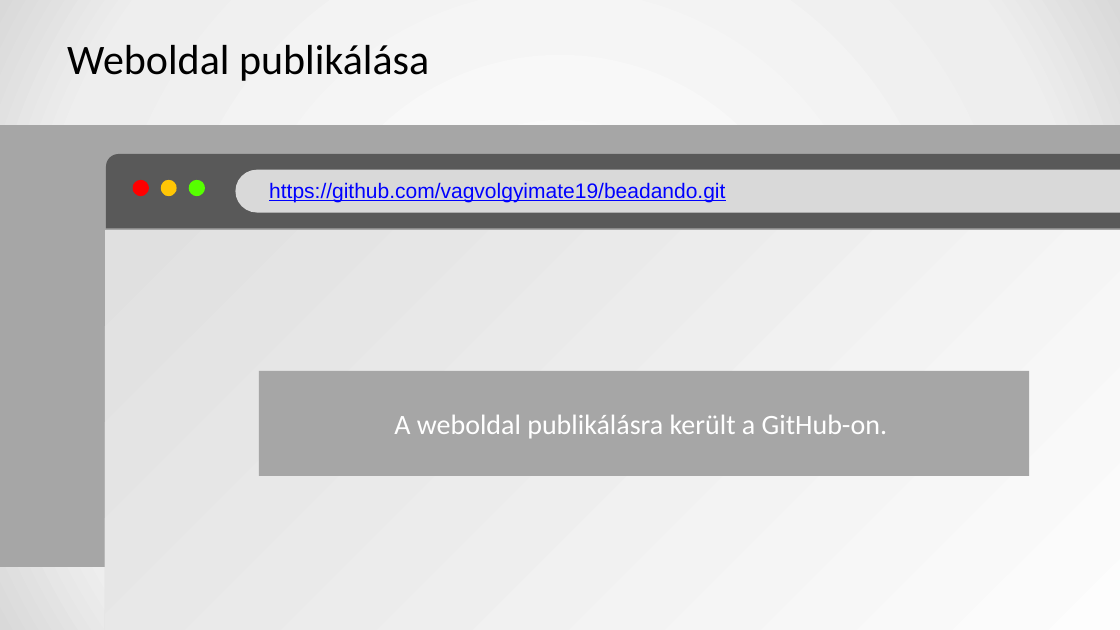
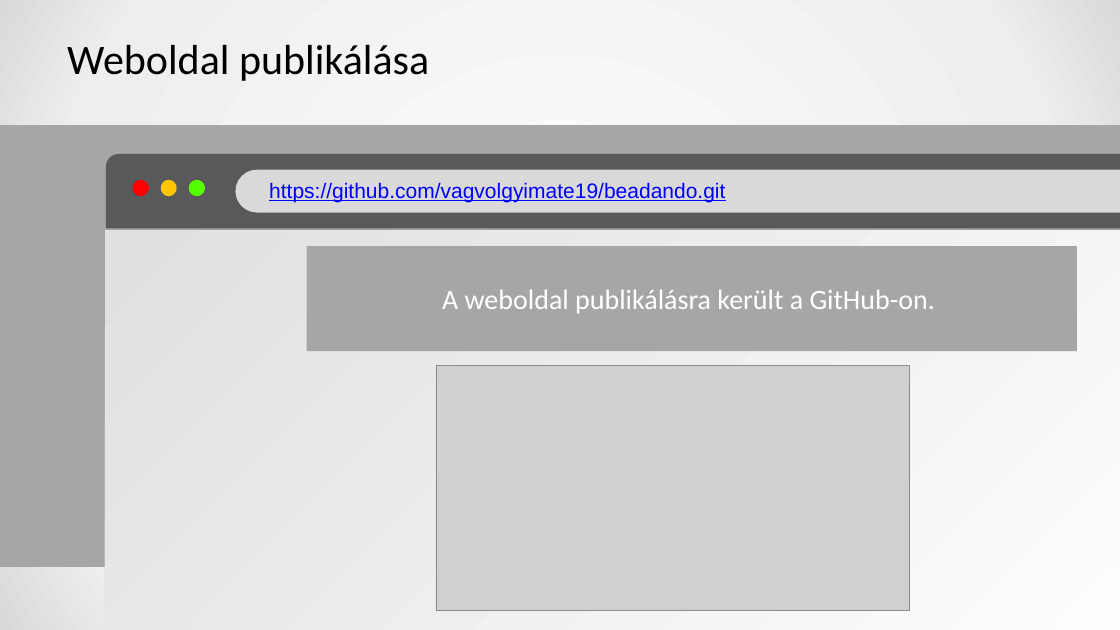
Before and after one commit to Palacsinta002/beadando.io, a slide deck: slide 6 of Dokumentáció.pptx. Drawn at 1120x630 pixels with LibreOffice and Linux fonts; fonts in the diff are those of the drawing; grey boxes stand for pictures. Boxes give left, top, right and bottom in pixels: in the first picture for what was removed or moved away, otherwise in the second. Text is boxed around its words. In the diff, an @@ line names an element or a change of style, - is before the commit and + after.

Commit message:
Dokumentáció frissítése

```diff
--- a/Dokumentáció.pptx
+++ b/Dokumentáció.pptx
@@ rectangle "A weboldal publikálásra került a ..." moved from (x1=259, y1=371, x2=1029, y2=476) to (x1=307, y1=246, x2=1077, y2=351) @@
@@ picture added at (x1=436, y1=365, x2=909, y2=610) @@
```
